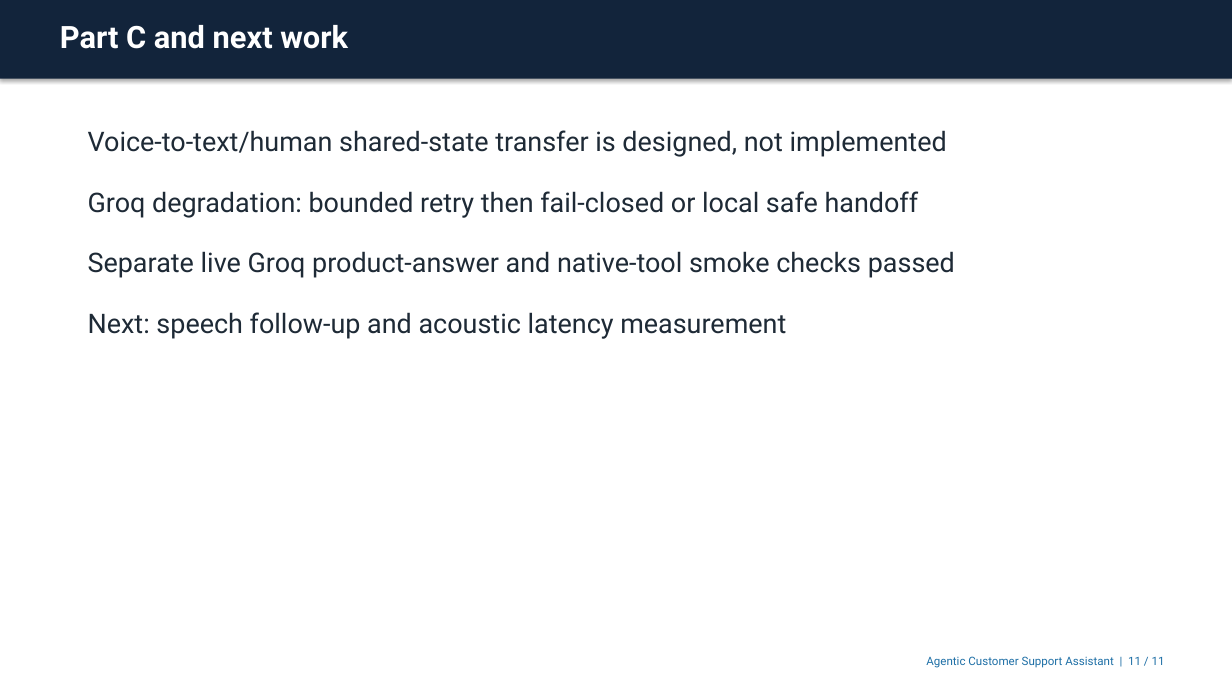
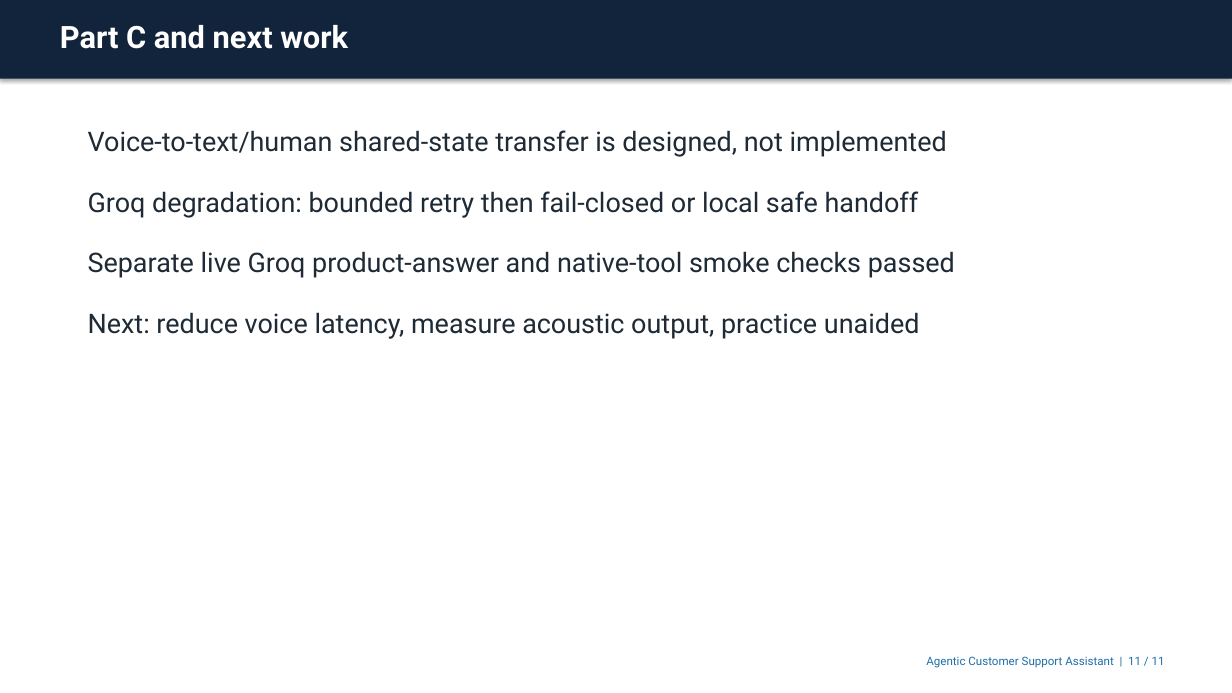
Before and after one commit to amit253/Agentic-Customer-Support-Assistant, a slide deck: slide 11 of presentation/agentic-customer-support.pptx. Drawn at 1232x693 pixels with LibreOffice and Linux fonts; fonts in the diff are those of the drawing. Boxes give left, top, right and bottom in pixels: in the first picture for what was removed or moved away, otherwise in the second. Text is boxed around its words. In the diff, an @@ line names an element or a change of style, - is before the commit and + after.

Commit message:
feat: finalize voice evidence and submission package

```diff
--- a/presentation/agentic-customer-support.pptx
+++ b/presentation/agentic-customer-support.pptx
@@ text at (x1=88, y1=312, x2=920, y2=339): text changed @@
-Next: speech follow-up and acoustic latency measurement
+Next: reduce voice latency, measure acoustic output, practice unaided
```
Also in this commit, not shown: 4 other slides changed, 38 other files.
